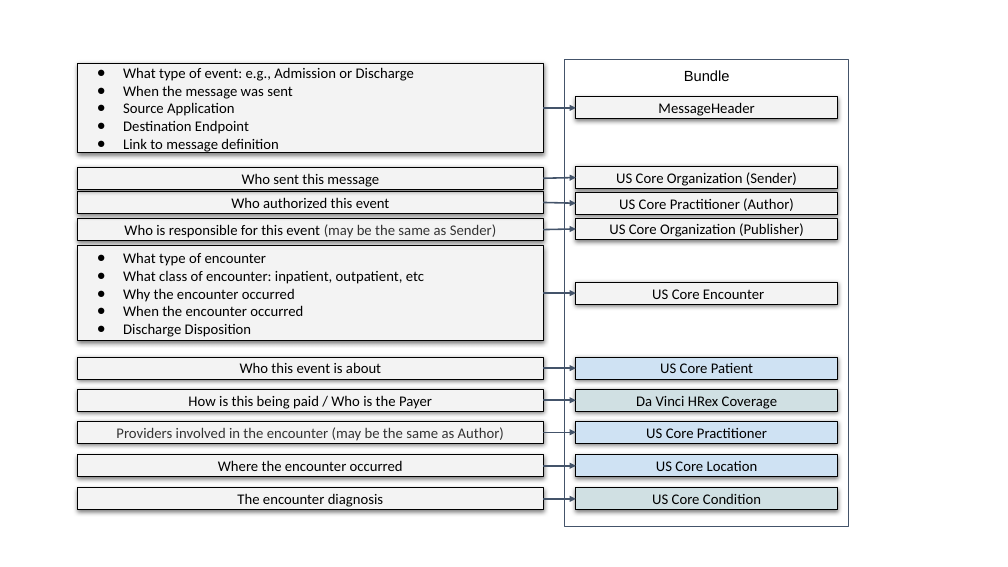
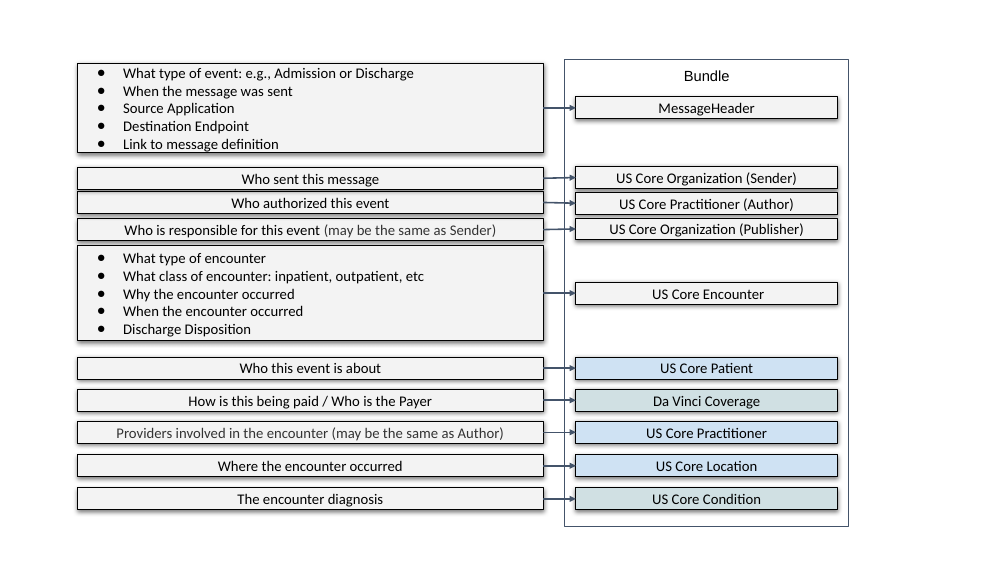
Before and after one commit to HL7/davinci-alerts, a slide deck: slide 8 of input/images/source/Message_Graphs.pptx. Drawn at 1008x567 pixels with LibreOffice and Linux fonts; fonts in the diff are those of the drawing. Boxes give left, top, right and bottom in pixels: in the first picture for what was removed or moved away, otherwise in the second. Text is boxed around its words. In the diff, an @@ line names an element or a change of style, - is before the commit and + after.

Commit message:
qa fix to capstatements, update hrex to ver 0.2.0

```diff
--- a/input/images/source/Message_Graphs.pptx
+++ b/input/images/source/Message_Graphs.pptx
@@ text in rectangle at bbox=[653, 396, 760, 409]: text changed @@
-Da Vinci HRex Coverage
+Da Vinci Coverage
```
Also in this commit, not shown: 2 other slides changed, 31 other files.
